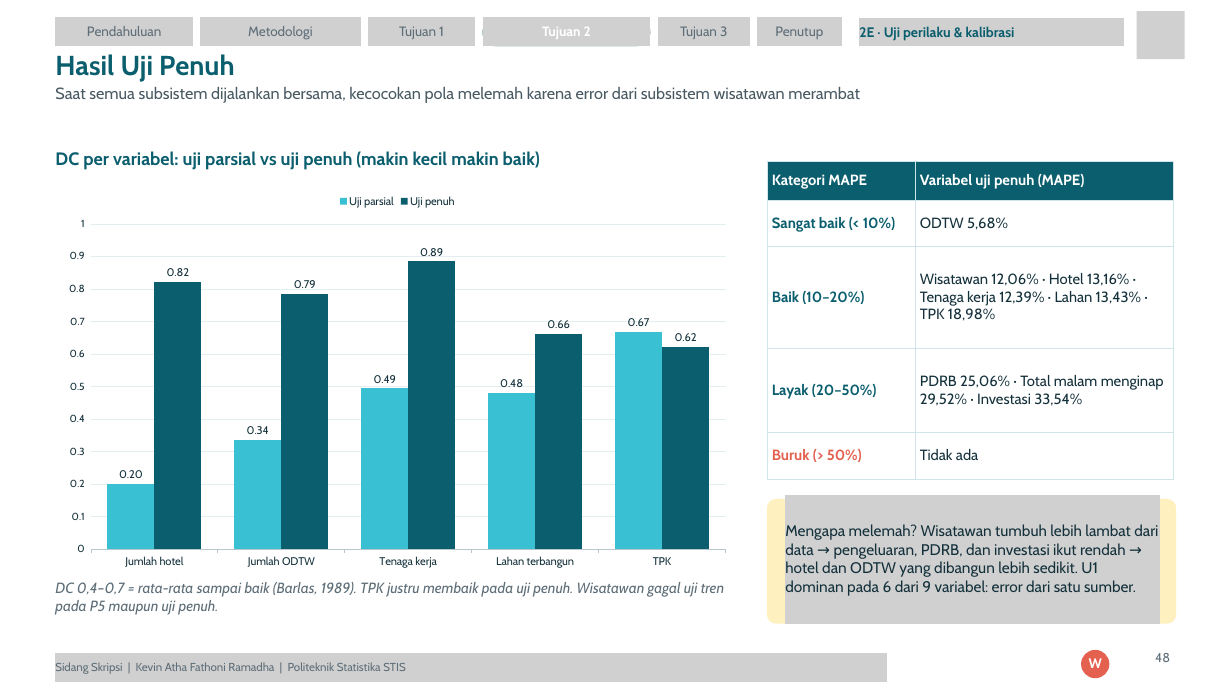
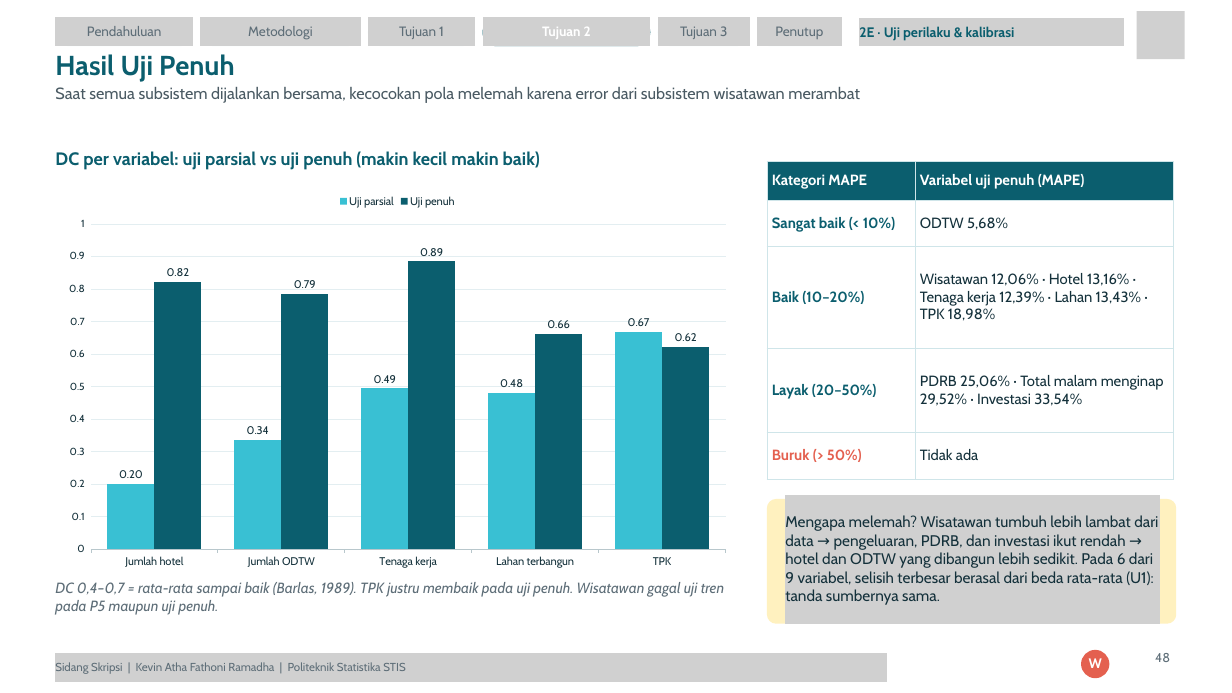
Before and after one commit to Kevinramadha/Skripsi, a slide deck: slide 2 of Slide - Hasil Uji Parsial dan Penuh (slide lama, kalimat diperbaiki).pptx. Drawn at 1232x693 pixels with LibreOffice and Linux fonts; fonts in the diff are those of the drawing; grey boxes stand for pictures. Boxes give left, top, right and bottom in pixels: in the first picture for what was removed or moved away, otherwise in the second. Text is boxed around its words. In the diff, an @@ line names an element or a change of style, - is before the commit and + after.

```diff
--- a/Slide - Hasil Uji Parsial dan Penuh (slide lama, kalimat diperbaiki).pptx
+++ b/Slide - Hasil Uji Parsial dan Penuh (slide lama, kalimat diperbaiki).pptx
@@ text at (785, 515, 1158, 605): text changed @@
-Mengapa melemah? Wisatawan tumbuh lebih lambat dari data → pengeluaran, PDRB, dan investasi ikut rendah → hotel dan ODTW yang dibangun lebih sedikit. U1 dominan pada 6 dari 9 variabel: error dari satu sumber.
+Mengapa melemah? Wisatawan tumbuh lebih lambat dari data → pengeluaran, PDRB, dan investasi ikut rendah → hotel dan ODTW yang dibangun lebih sedikit. Pada 6 dari 9 variabel, selisih terbesar berasal dari beda rata-rata (U1): tanda sumbernya sama.
```
Also in this commit, not shown: 1 other slide changed, 3 other files.
